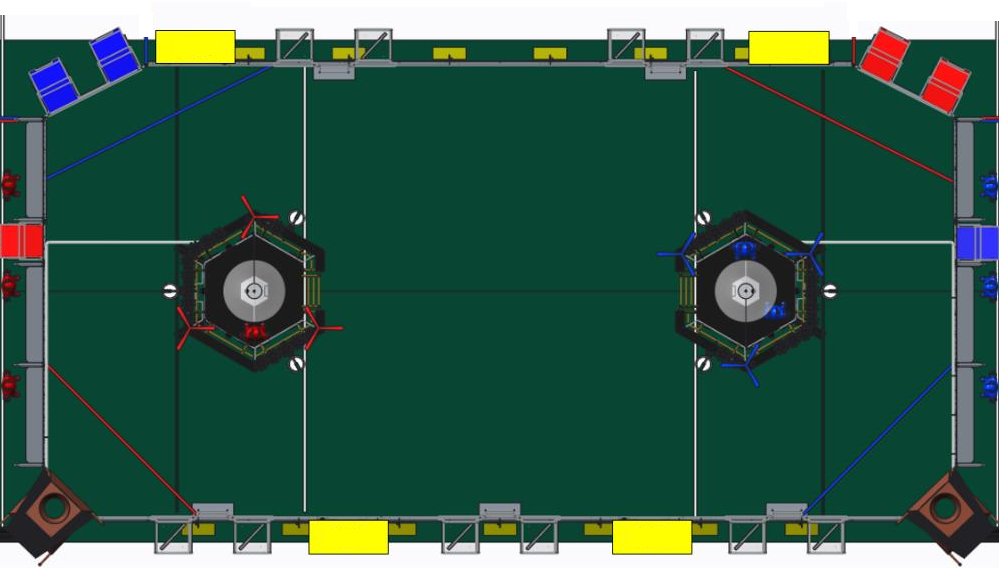
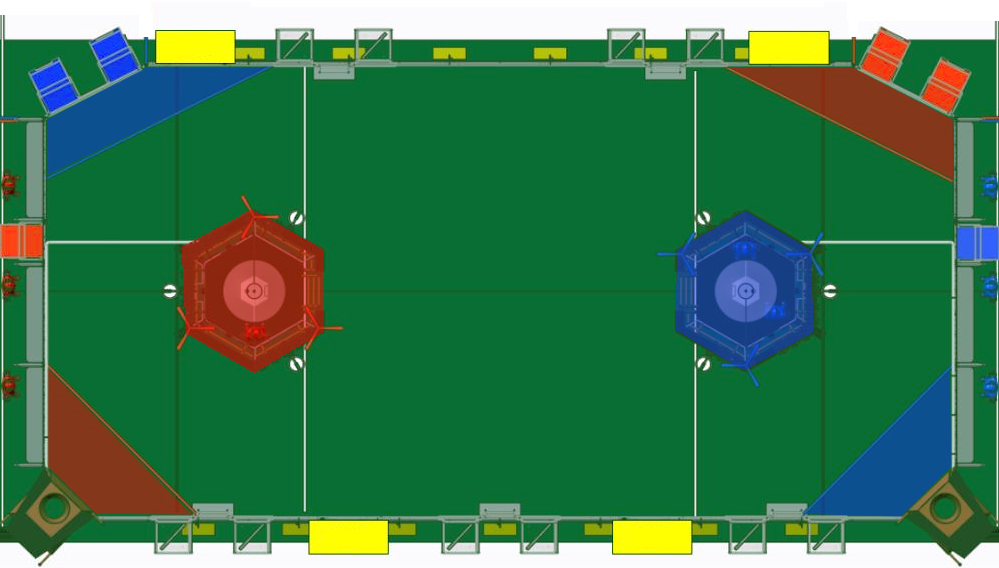
Comparing the layer stacks of the two 999px x 568px images. Changes:
added layer "Blue" (50%) above "Red" over box(47, 67, 952, 517)
added layer "Red" (50%) above "field_unedited.png" over box(48, 67, 954, 515)
painted on "field_unedited.png" over box(0, 15, 999, 568)
